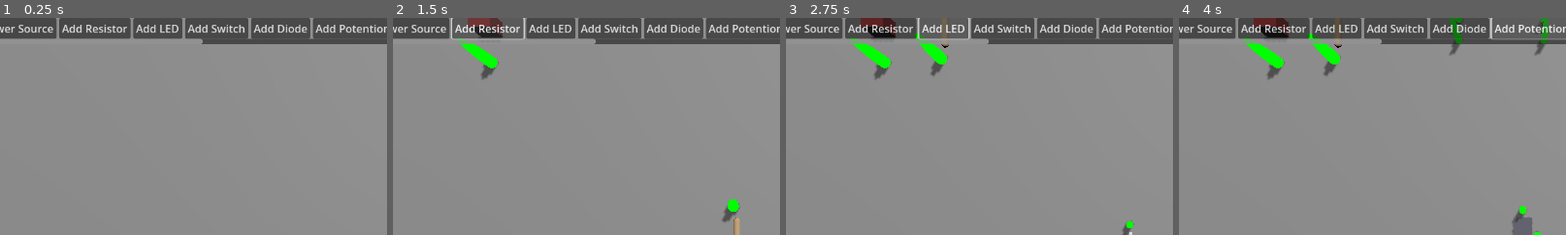
Above: before the commit, frames 1-4 (left to right).
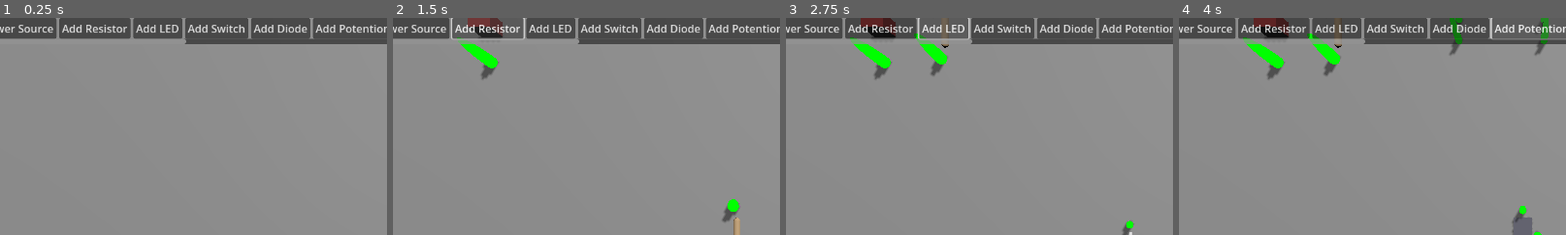
Above: after the commit, the same moments.

Repository: supastishn/mcu-sim
Game: Godot game, scene res://CircuitEditor3D.tscn
Two runs of this game, one before a commit and one after it. Both use one fixed random seed, a clock stepped at 60 frames per second and the inputs below. The engine's default icon, where the game draws it, is replaced by a stand-in: a white triangle on a blue panel in a dark square.
Inputs:
- Up to frame 1 (0.25 s): no input
- Up to frame 2 (1.5 s): click "Add Power Source" at 0.5 s; click "Add Resistor" at 1.25 s
- Up to frame 3 (2.75 s): click "Add LED" at 2 s
- Up to frame 4 (4 s): click "Add Diode" at 2.75 s; click "Add Potentiometer" at 3.5 s
The pictures show only the part of the screen within x 6-56%, y 0-50%; the shares and areas given below are measured in that part.

The runs differ from the first frame. In frame 1, 0.1% of the frame differs, in the area x 47-53%, y 9-13%; in frame 2, 0.1%; in frame 3, 0.1%; in frame 4, 0.1%.

Commit message:
feat: Add linear voltage regulator component with MNA support and UI

Diff:
--- a/CircuitEditor3D.gd
+++ b/CircuitEditor3D.gd
@@ -25,6 +25,7 @@
 var NChannelMOSFETScene = preload("res://components/NChannelMOSFET3D.tscn")
 var PChannelMOSFETScene = preload("res://components/PChannelMOSFET3D.tscn")
 var RelayScene = preload("res://components/Relay3D.tscn")
+var LinearRegulatorScene = preload("res://components/LinearRegulator3D.tscn")
 
 
 @onready var camera: Camera3D = $Camera3D
@@ -176,6 +177,12 @@
 	add_relay_button.pressed.connect(_on_add_component_button_pressed.bind(RelayScene))
 	simulate_button.pressed.connect(_on_simulate_button_pressed)
 
+	# Add Linear Regulator button
+	var add_linear_reg_button = Button.new()
+	add_linear_reg_button.text = "Add Linear Regulator"
+	add_linear_reg_button.pressed.connect(_on_add_component_button_pressed.bind(LinearRegulatorScene))
+	ui_layer.get_node("ComponentBar/ButtonList").add_child(add_linear_reg_button)
+
 	toggle_switch_button.pressed.connect(_on_toggle_switch_button_pressed)
 	potentiometer_wiper_slider.value_changed.connect(_on_potentiometer_wiper_slider_value_changed)
 	current_limit_edit.text_submitted.connect(_on_current_limit_value_changed)
@@ -739,6 +746,12 @@
 		coil_resistance_box.visible = true
 		coil_resistance_label.text = "Coil Resist. (Ω):"
 		coil_resistance_edit.text = str(selected_component.coil_resistance)
+
+	elif selected_component is LinearRegulator3D:
+		value_box.visible = true
+		value_label.text = "Regulated (V):"
+		value_edit.text = str(selected_component.regulated_voltage)
+		# Optionally, add more UI for dropout_voltage and max_current if desired
 
 	else:
 		value_box.visible = false
@@ -1024,6 +1037,8 @@
 		selected_component.beta_dc = new_value
 	elif selected_component is Relay3D:
 		selected_component.signal_voltage_threshold = new_value
+	elif selected_component is LinearRegulator3D:
+		selected_component.regulated_voltage = new_value
 
 
 
--- a/CircuitGraph.gd
+++ b/CircuitGraph.gd
@@ -168,6 +168,15 @@
 		component_data.terminals["D"] = component.terminal_d
 		component_data.terminals["G"] = component.terminal_g
 		component_data.terminals["S"] = component.terminal_s
+	elif component is LinearRegulator3D:
+		component_data.type = "LinearRegulator"
+		component_data.properties["regulated_voltage"] = component.regulated_voltage
+		component_data.properties["dropout_voltage"] = component.dropout_voltage
+		component_data.properties["max_current"] = component.max_current
+		component_data.properties["status"] = "UNKNOWN"
+		component_data.terminals["Vin"] = component.terminal_vin
+		component_data.terminals["Vout"] = component.terminal_vout
+		component_data.terminals["GND"] = component.terminal_gnd
 	elif component is Relay3D:
 		component_data.type = "Relay"
 		component_data.properties["signal_voltage_threshold"] = component.signal_voltage_threshold
@@ -374,6 +383,10 @@
 		found_component_data.properties["signal_voltage_threshold"] = component_node.signal_voltage_threshold
 		found_component_data.properties["coil_resistance"] = component_node.coil_resistance
 		found_component_data.properties["is_energized"] = false
+	elif comp_type == "LinearRegulator" and component_node is LinearRegulator3D:
+		found_component_data.properties["regulated_voltage"] = component_node.regulated_voltage
+		found_component_data.properties["dropout_voltage"] = component_node.dropout_voltage
+		found_component_data.properties["max_current"] = component_node.max_current
 	else:
 		return
 
--- /dev/null
+++ b/components/LinearRegulator3D.gd
@@ -0,0 +1,135 @@
+extends Node3D
+class_name LinearRegulator3D
+
+signal configuration_changed(component_node: Node3D)
+
+@export var regulated_voltage: float = 5.0 : set = set_regulated_voltage
+@export var dropout_voltage: float = 2.0 : set = set_dropout_voltage
+@export var max_current: float = 1.0 : set = set_max_current
+
+@onready var terminal_vin: Area3D = $TerminalVin
+@onready var terminal_vout: Area3D = $TerminalVout
+@onready var terminal_gnd: Area3D = $TerminalGnd
+@onready var info_label: Label3D = $InfoLabel
+
+func _ready():
+	if not terminal_vin or not terminal_vout or not terminal_gnd:
+		printerr("Missing terminal(s) for LinearRegulator3D")
+	reset_visual_state()
+	set_regulated_voltage(regulated_voltage)
+	set_dropout_voltage(dropout_voltage)
+	set_max_current(max_current)
+
+# Setters with validation
+func set_regulated_voltage(value: float):
+	var new_val = max(0.5, value)
+	if not is_equal_approx(regulated_voltage, new_val):
+		regulated_voltage = new_val
+		if is_inside_tree():
+			emit_signal("configuration_changed", self)
+	elif regulated_voltage != new_val:
+		regulated_voltage = new_val
+
+func set_dropout_voltage(value: float):
+	var new_val = max(0.1, value)
+	if not is_equal_approx(dropout_voltage, new_val):
+		dropout_voltage = new_val
+		if is_inside_tree():
+			emit_signal("configuration_changed", self)
+	elif dropout_voltage != new_val:
+		dropout_voltage = new_val
+
+func set_max_current(value: float):
+	var new_val = max(0.01, value)
+	if not is_equal_approx(max_current, new_val):
+		max_current = new_val
+		if is_inside_tree():
+			emit_signal("configuration_changed", self)
+	elif max_current != new_val:
+		max_current = new_val
+
+# UI display methods
+func show_info(reg_voltage: float, status: String):
+	if info_label:
+		info_label.text = "Regulated: %.2f V\n%s" % [reg_voltage, status]
+		info_label.visible = true
+
+func hide_info():
+	if info_label:
+		info_label.visible = false
+
+func reset_visual_state():
+	hide_info()
+
+# MNA Functions
+func update_nonlinear_state(circuit, comp_data, x_iter, vs_map_iter)->bool:
+	var term_vin_id = terminal_vin.get_instance_id()
+	var term_vout_id = terminal_vout.get_instance_id()
+	var vin_node = circuit.terminal_connections.get(term_vin_id, -1)
+	var vout_node = circuit.terminal_connections.get(term_vout_id, -1)
+
+	var v_vin = circuit.electrical_nodes.get(vin_node, {}).get("voltage", NAN)
+	var v_vout = circuit.electrical_nodes.get(vout_node, {}).get("voltage", NAN)
+
+	var new_status: String
+	if is_nan(v_vin) or is_nan(v_vout):
+		new_status = "DISCONNECTED"
+	else:
+		var v_diff = v_vin - v_vout
+		if v_diff < dropout_voltage:
+			new_status = "DROPOUT"
+		else:
+			new_status = "REGULATED"
+
+	if comp_data.properties.get("status") != new_status:
+		comp_data.properties["status"] = new_status
+		return true
+	return false
+
+func stamp(
+	A, b, node_map, vs_map, inductor_map, terminal_connections, comp_data, delta_time
+):
+	# Linear voltage regulator: Vout = regulated_voltage (if not in dropout)
+	# If in dropout, Vout = Vin - dropout_voltage
+	var idx_vin = node_map.get(terminal_connections.get(terminal_vin.get_instance_id(), -1), -1)
+	var idx_vout = node_map.get(terminal_connections.get(terminal_vout.get_instance_id(), -1), -1)
+	var idx_gnd = node_map.get(terminal_connections.get(terminal_gnd.get_instance_id(), -1), -1)
+
+	if idx_vout == -1:
+		return
+
+	var status = comp_data.properties.get("status", "DISCONNECTED")
+	if status == "REGULATED":
+		# Vout = regulated_voltage above GND
+		if idx_gnd != -1:
+			# Vout - GND = regulated_voltage
+			A[idx_vout][idx_vout] += 1.0
+			A[idx_vout][idx_gnd] -= 1.0
+			b[idx_vout] += regulated_voltage
+		else:
+			# Vout = regulated_voltage (absolute)
+			A[idx_vout][idx_vout] += 1.0
+			b[idx_vout] += regulated_voltage
+	elif status == "DROPOUT":
+		# Vout = Vin - dropout_voltage
+		if idx_vin != -1:
+			A[idx_vout][idx_vout] += 1.0
+			A[idx_vout][idx_vin] -= 1.0
+			b[idx_vout] -= dropout_voltage
+	elif status == "DISCONNECTED":
+		# No constraint, but add a tiny conductance to ground to avoid singular matrix
+		if idx_gnd != -1:
+			A[idx_vout][idx_vout] += 1e-9
+			A[idx_vout][idx_gnd] -= 1e-9
+		else:
+			A[idx_vout][idx_vout] += 1e-9
+
+func gather_sim_results(circuit, comp_data, x, node_map, vs_map, inductor_map, delta_time):
+	var vout_id = terminal_vout.get_instance_id()
+	var vout_node_id = circuit.terminal_connections.get(vout_id, -1)
+	var v_vout = circuit.electrical_nodes.get(vout_node_id, {}).get("voltage", NAN)
+
+	if not is_nan(v_vout):
+		show_info(v_vout, comp_data.properties.get("status", "N/A"))
+	else:
+		hide_info()
--- /dev/null
+++ b/components/LinearRegulator3D.tscn
@@ -0,0 +1,82 @@
+[gd_scene load_steps=7 format=3 uid="uid://linearregulator3d"]
+
+[ext_resource type="Script" path="res://components/LinearRegulator3D.gd" id="1_reg_script"]
+[ext_resource type="Script" path="res://components/TerminalFeedback.gd" id="2_terminal_feedback"]
+[ext_resource type="Material" path="res://components/Resistor3D.tres" id="3_terminal_material"]
+
+[sub_resource type="BoxMesh" id="BoxMesh_regulator_body"]
+size = Vector3(0.25, 0.15, 0.2)
+
+[sub_resource type="CapsuleShape3D" id="CapsuleShape3D_terminal"]
+radius = 0.075
+height = 0.25
+
+[sub_resource type="SphereMesh" id="SphereMesh_terminal_vis"]
+radius = 0.05
+
+[node name="LinearRegulator3D" type="Node3D"]
+script = ExtResource("1_reg_script")
+
+[node name="MeshInstance3D" type="MeshInstance3D" parent="."]
+mesh = SubResource("BoxMesh_regulator_body")
+
+[node name="TerminalVin" type="Area3D" parent="."]
+transform = Transform3D(1, 0, 0, 0, 1, 0, 0, 0, 1, -0.1, 0, -0.15)
+collision_layer = 2
+script = ExtResource("2_terminal_feedback")
+
+[node name="CollisionShape3D" type="CollisionShape3D" parent="TerminalVin"]
+shape = SubResource("CapsuleShape3D_terminal")
+
+[node name="Visualization" type="MeshInstance3D" parent="TerminalVin"]
+material_override = ExtResource("3_terminal_material")
+mesh = SubResource("SphereMesh_terminal_vis")
+
+[node name="Label3D" type="Label3D" parent="TerminalVin"]
+text = "Vin"
+visible = false
+billboard = 1
+font_size = 20
+
+[node name="TerminalVout" type="Area3D" parent="."]
+transform = Transform3D(1, 0, 0, 0, 1, 0, 0, 0, 1, 0, 0, -0.15)
+collision_layer = 2
+script = ExtResource("2_terminal_feedback")
+
+[node name="CollisionShape3D" type="CollisionShape3D" parent="TerminalVout"]
+shape = SubResource("CapsuleShape3D_terminal")
+
+[node name="Visualization" type="MeshInstance3D" parent="TerminalVout"]
+material_override = ExtResource("3_terminal_material")
+mesh = SubResource("SphereMesh_terminal_vis")
+
+[node name="Label3D" type="Label3D" parent="TerminalVout"]
+text = "Vout"
+visible = false
+billboard = 1
+font_size = 20
+
+[node name="TerminalGnd" type="Area3D" parent="."]
+transform = Transform3D(1, 0, 0, 0, 1, 0, 0, 0, 1, 0.1, 0, -0.15)
+collision_layer = 2
+script = ExtResource("2_terminal_feedback")
+
+[node name="CollisionShape3D" type="CollisionShape3D" parent="TerminalGnd"]
+shape = SubResource("CapsuleShape3D_terminal")
+
+[node name="Visualization" type="MeshInstance3D" parent="TerminalGnd"]
+material_override = ExtResource("3_terminal_material")
+mesh = SubResource("SphereMesh_terminal_vis")
+
+[node name="Label3D" type="Label3D" parent="TerminalGnd"]
+text = "GND"
+visible = false
+billboard = 1
+font_size = 20
+
+[node name="InfoLabel" type="Label3D" parent="."]
+transform = Transform3D(1, 0, 0, 0, 1, 0, 0, 0, 1, 0, 0.2, 0)
+visible = false
+text = "Regulated: N/A V\nDropout: N/A V"
+font_size = 18
+outline_size = 2
Not shown, changed: CONVENTIONS.md
